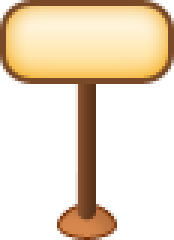
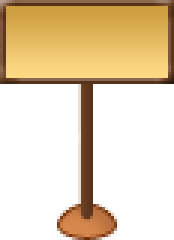
Layer changes from the first 174 × 240 image to the second:
removed layer "Фигура 1" from group "tablet" over 0, 0, 174, 84
added layer "Фигура 3" in group "tablet" over 0, 0, 174, 84
added layer "Фигура 2" in group "tablet" over 0, 0, 174, 84
painted on "Shape 1" over 75, 0, 96, 222
